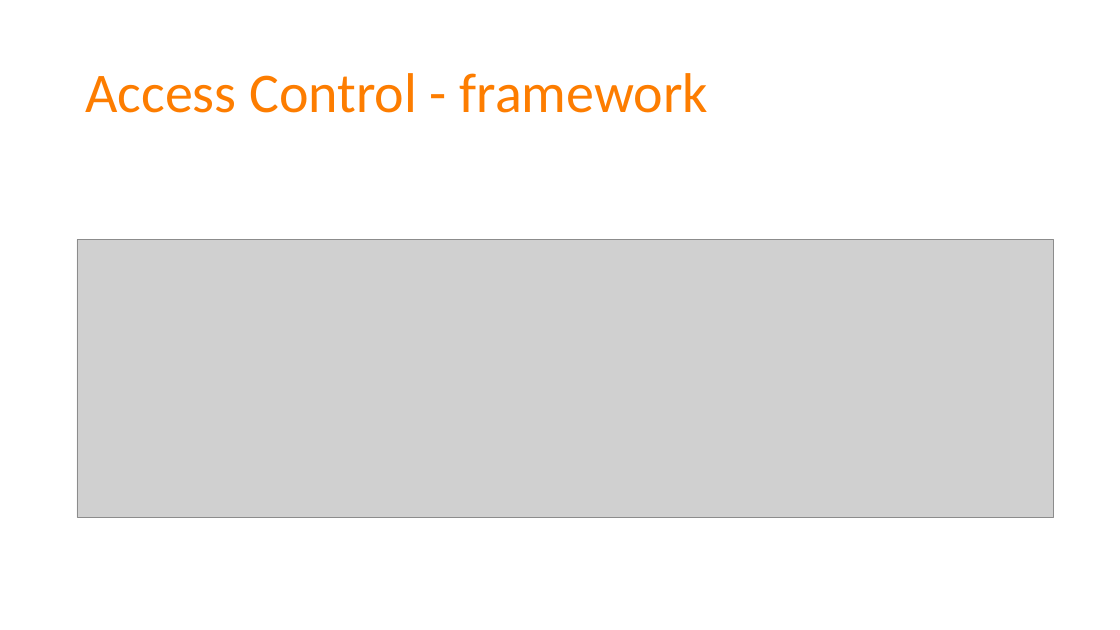
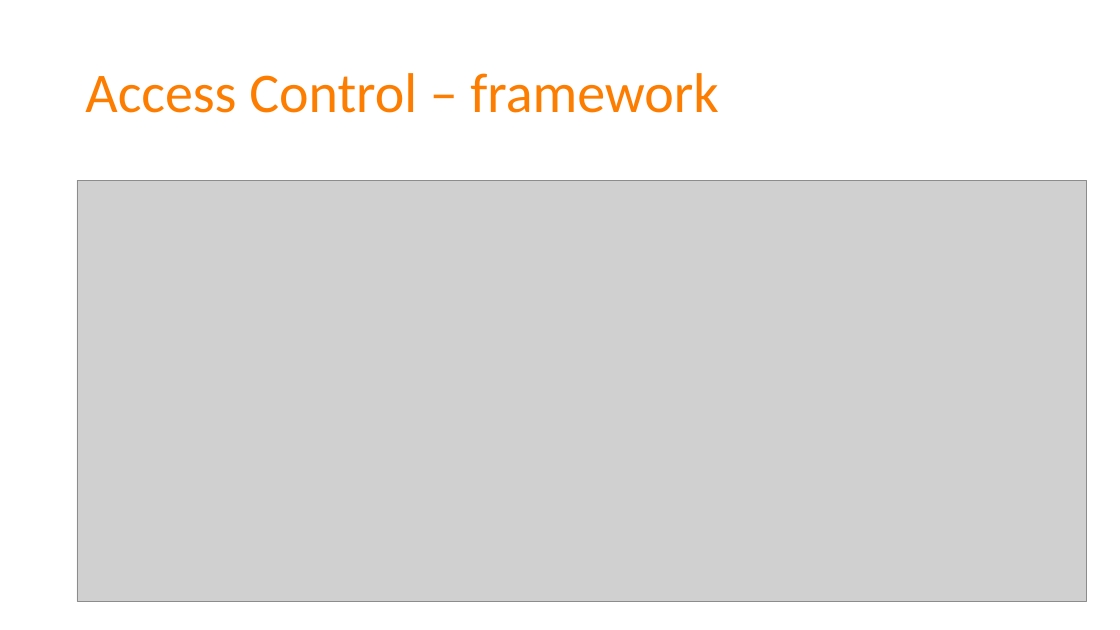
Before and after one commit to spetryjohnson/Talk---Dont-Write-Secure-Code-Design-Secure-Systems, a slide deck: slide 44 of Secure Systems - CodeMash 2017.pptx (slide 43 before the commit). Drawn at 1120x630 pixels with LibreOffice and Linux fonts; fonts in the diff are those of the drawing; grey boxes stand for pictures. Boxes give left, top, right and bottom in pixels: in the first picture for what was removed or moved away, otherwise in the second. Text is boxed around its words. In the diff, an @@ line names an element or a change of style, - is before the commit and + after.

Commit message:
Started Access Control narrative and PPT

```diff
--- a/Secure Systems - CodeMash 2017.pptx
+++ b/Secure Systems - CodeMash 2017.pptx
@@ title at [85, 73, 718, 113]: text changed @@
-Access Control - framework
+Access Control – framework
@@ picture: place and size @@
-picture at [77, 239, 1054, 518]
+picture at [77, 180, 1087, 602]
```
Also in this commit, not shown: 2 other slides changed, 4 slides added, 1 other file.
